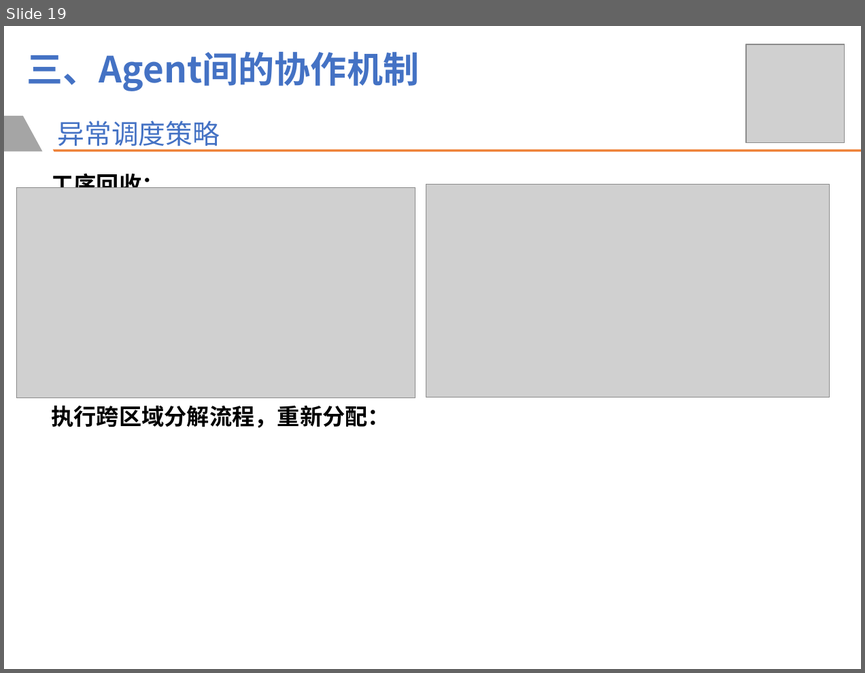
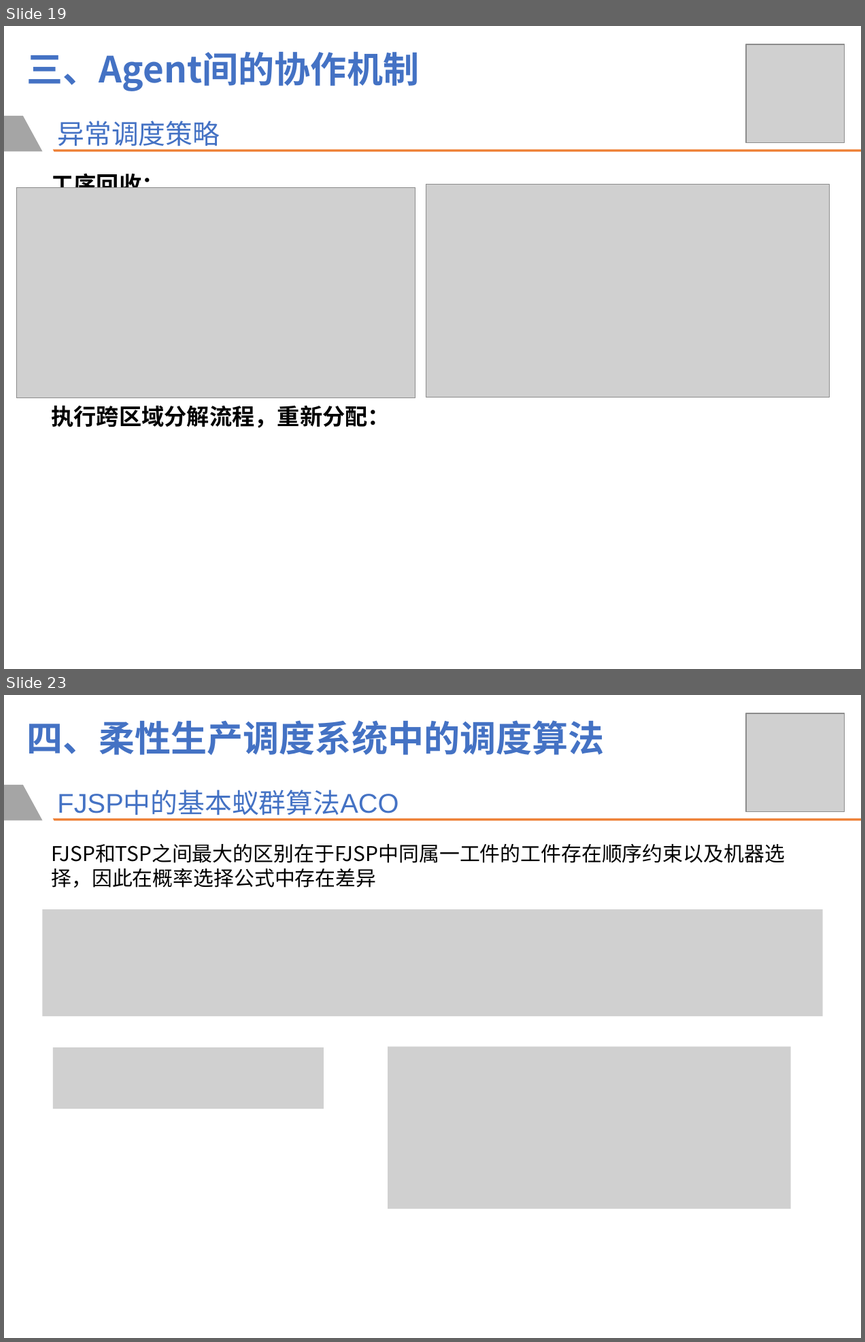
Before and after one commit to WeileLiang/FinalPro, a slide deck: 毕业答辩PPT/梁慰乐-基于多Agent的柔性生产动态调度系统研究 [自动保存的].pptx. Shown one above the other, each under a label of ours: slide 19 before the commit, slides 19 and 23 after it; the slides between them are not shown. The pictures are 865x673 and 865x1342 pixels, drawn with LibreOffice and Linux fonts; fonts in the diff are those of the drawing; grey boxes stand for pictures. Boxes give left, top, right and bottom in pixels: in the first picture for what was removed or moved away, otherwise in the second. Text is boxed around its words. In the diff, an @@ line names an element or a change of style, - is before the commit and + after.

```diff
--- a/毕业答辩PPT/梁慰乐-基于多Agent的柔性生产动态调度系统研究 [自动保存的].pptx
+++ b/毕业答辩PPT/梁慰乐-基于多Agent的柔性生产动态调度系统研究 [自动保存的].pptx
@@ slide 23 added at bbox=[4, 695, 861, 1338], background #FFFFFF @@
@@ picture added at bbox=[745, 713, 844, 812] @@
@@ text added at bbox=[26, 720, 604, 755], 32 pt, text #4472C4, bold @@
+四、柔性生产调度系统中的调度算法
@@ freeform shape added at bbox=[4, 784, 42, 820], fill #A5A5A5 @@
@@ text added at bbox=[57, 792, 398, 815], 24 pt, text #4472C4 @@
+FJSP中的基本蚁群算法ACO
@@ freeform shape added at bbox=[53, 819, 861, 821], fill #ED7D31 @@
@@ text added at bbox=[52, 868, 377, 887], 18 pt, text #000000 @@
+FJSP和TSP之间最大的区别在于FJSP中同属一工件的工件存在顺序约束以及机器选择，因此在概率选择公式中存在差异
@@ picture added at bbox=[42, 909, 822, 1016] @@
@@ picture added at bbox=[53, 1047, 323, 1109] @@
@@ picture added at bbox=[388, 1047, 790, 1209] @@
```
Also in this commit, not shown: 19 other slides added, 2 other files.
